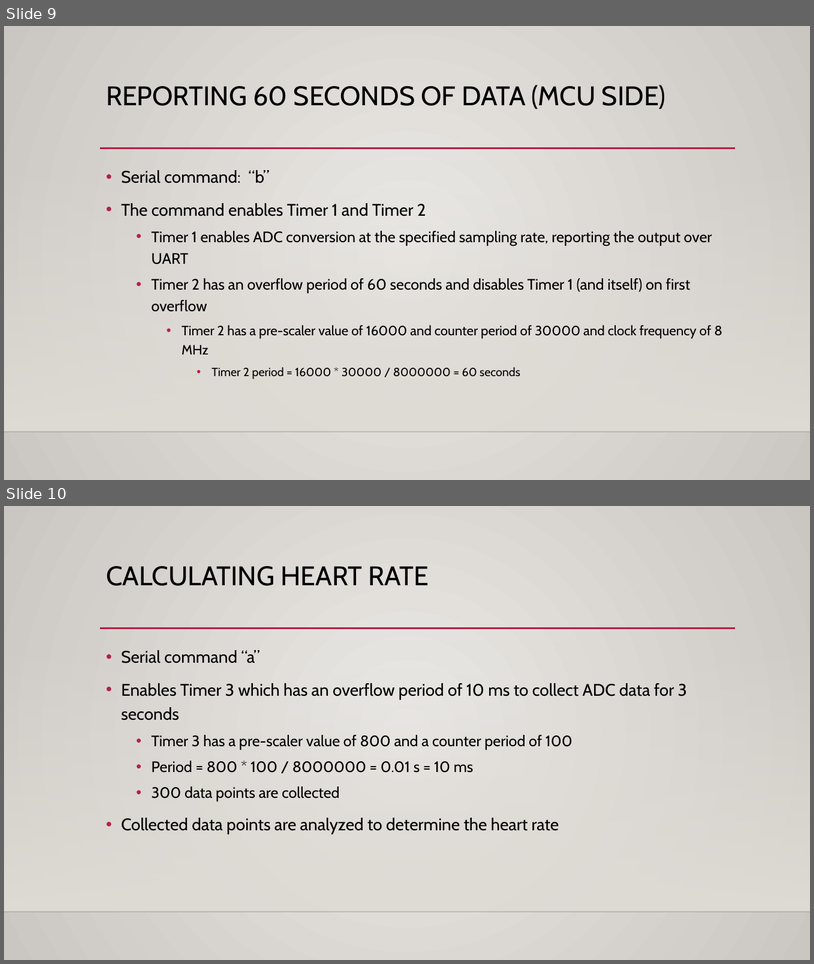
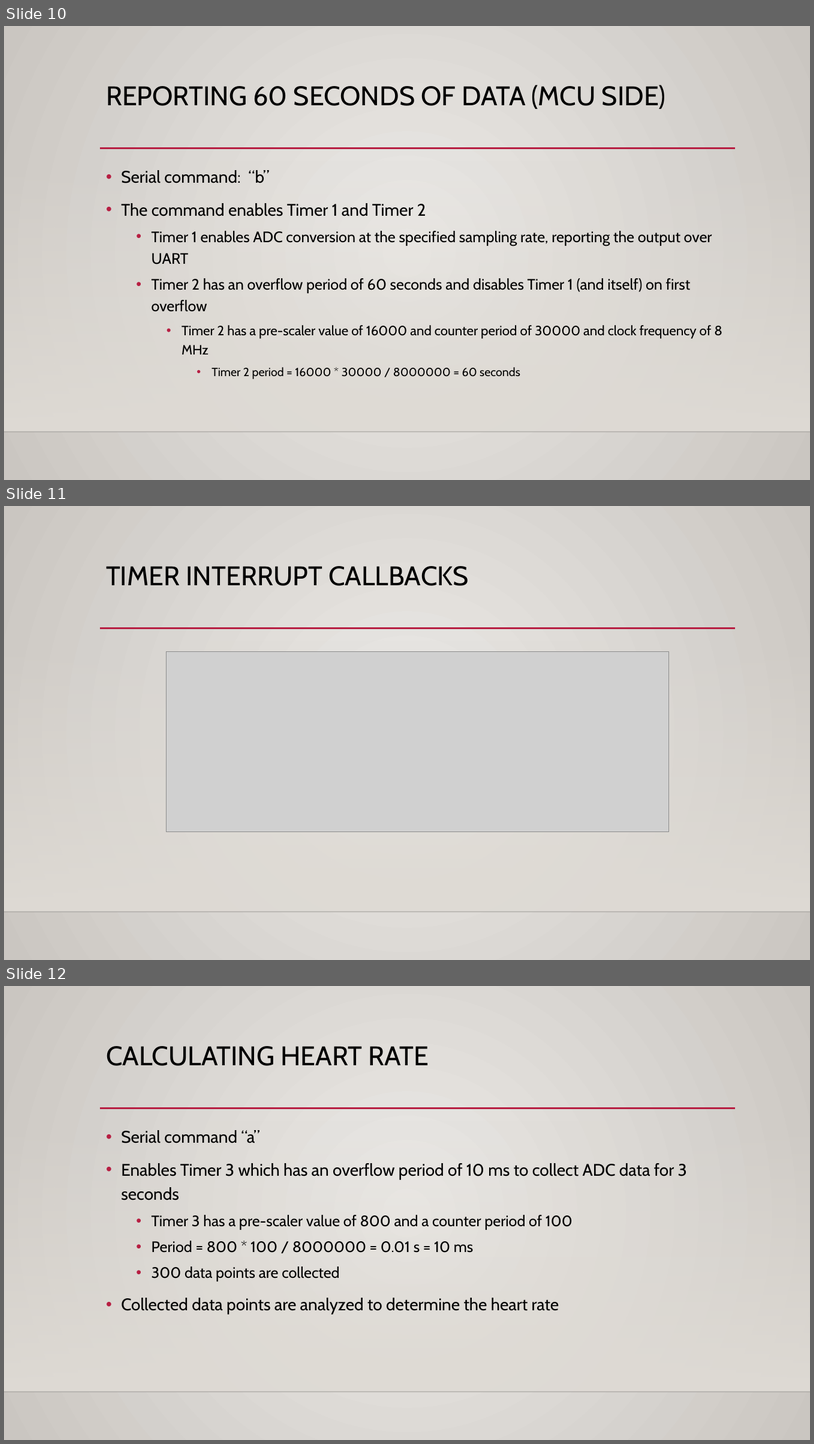
Before and after one commit to theRadFad/HeartMonitor, a slide deck: ECG Heart Monitor.pptx. Shown one above the other, each under a label of ours: slides 9 and 10 before the commit, slides 10, 11 and 12 after it. The pictures are 814x964 and 814x1444 pixels, drawn with LibreOffice and Linux fonts; fonts in the diff are those of the drawing; grey boxes stand for pictures; background and template pictures are left out. Boxes give left, top, right and bottom in pixels: in the first picture for what was removed or moved away, otherwise in the second. Text is boxed around its words. In the diff, an @@ line names an element or a change of style, - is before the commit and + after.

```diff
--- a/ECG Heart Monitor.pptx
+++ b/ECG Heart Monitor.pptx
@@ slide 11 added at box(4, 506, 810, 960), background gradient #ECEAE7 to #CAC7C1; not listed: 3 template elements that a slide beside it also shows @@
@@ title added at box(106, 566, 468, 586), 32 pt, text #000000 @@
+TIMER INTERRUPT CALLBACKS
@@ picture added at box(166, 652, 669, 832) @@
@@ what was slide 9 is now slide 10 @@
@@ what was slide 10 is now slide 12 @@
```
Also in this commit, not shown: 2 other slides added.
